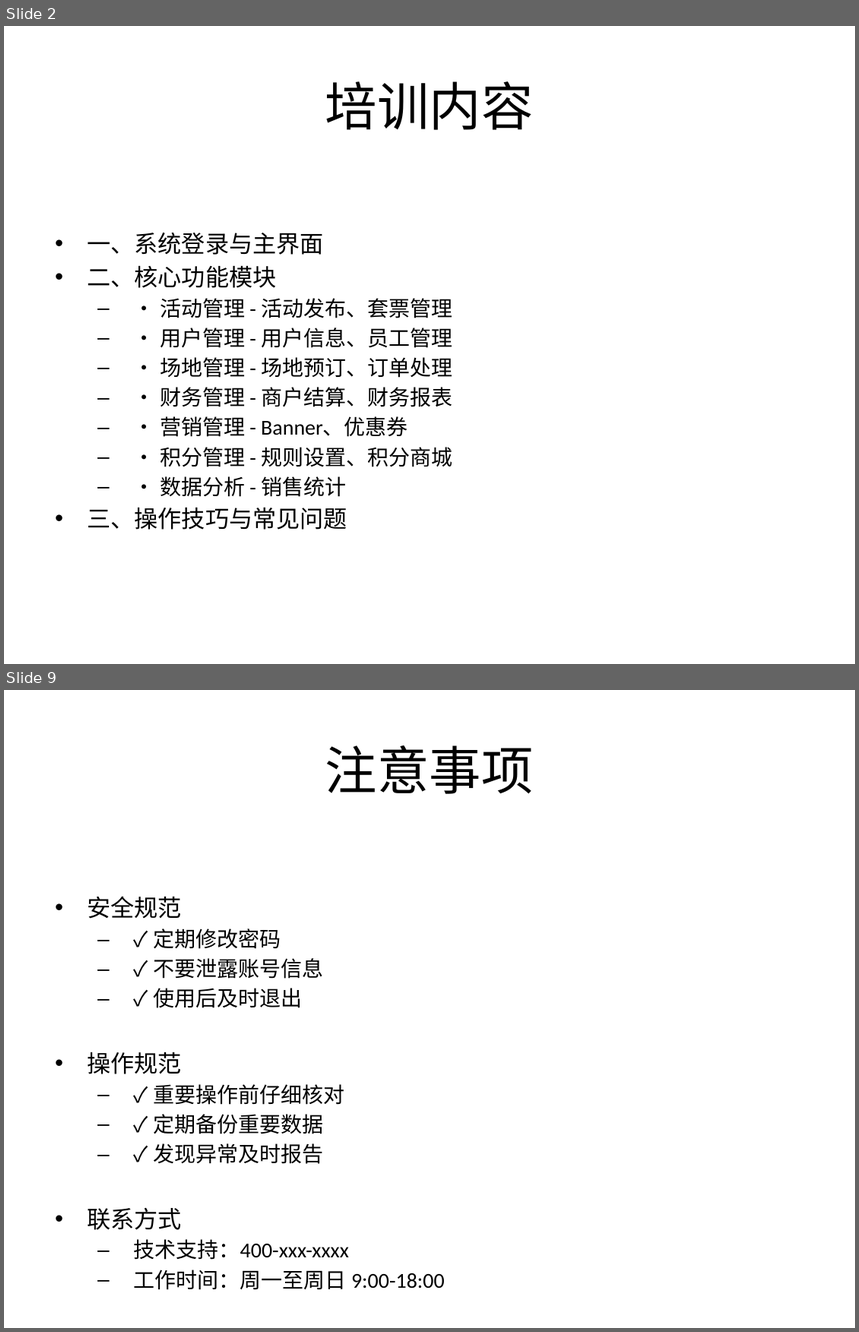
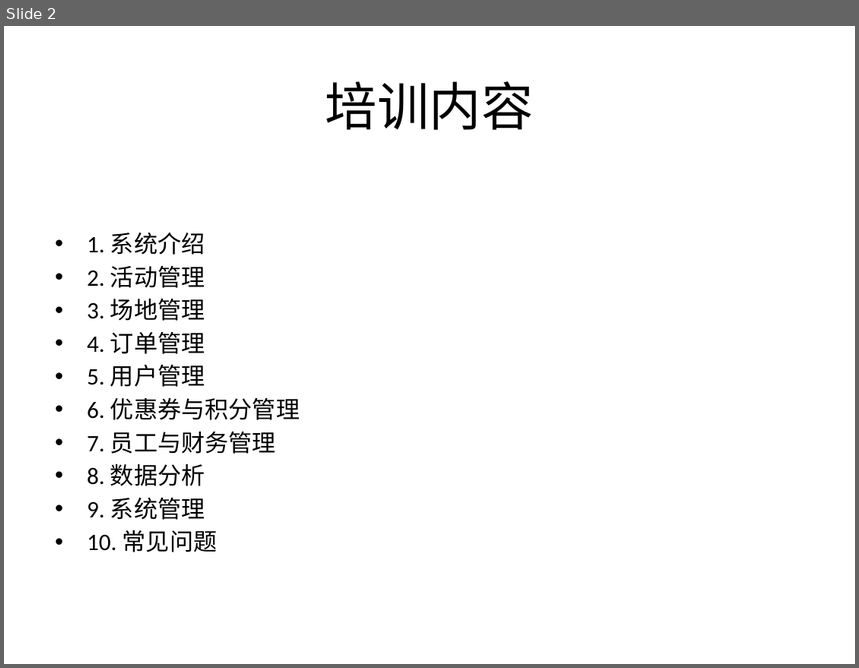
Before and after one commit to ctrlaomao/bjstarfish, a slide deck: 非雪季系统培训PPT.pptx. Shown one above the other, each under a label of ours: slides 2 and 9 before the commit, slide 2 after it; the slides between them are not shown. The pictures are 859x1332 and 859x668 pixels, drawn with LibreOffice and Linux fonts; fonts in the diff are those of the drawing. Boxes give left, top, right and bottom in pixels: in the first picture for what was removed or moved away, otherwise in the second. Text is boxed around its words. In the diff, an @@ line names an element or a change of style, - is before the commit and + after.

```diff
--- a/非雪季系统培训PPT.pptx
+++ b/非雪季系统培训PPT.pptx
@@ slide 9 removed at [4, 690, 855, 1328], background #FFFFFF @@
@@ title removed at [325, 745, 534, 794] @@
-注意事项
@@ text removed at [87, 896, 445, 1290] @@
-• 安全规范
-  – ✓ 定期修改密码
-  – ✓ 不要泄露账号信息
-  – ✓ 使用后及时退出
-• 操作规范
-  – ✓ 重要操作前仔细核对
-  – ✓ 定期备份重要数据
-  – ✓ 发现异常及时报告
-• 联系方式
-  – 技术支持：400-xxx-xxxx
-  – 工作时间：周一至周日 9:00-18:00
@@ slide 2 changed as well @@
@@ text at [87, 233, 300, 553]: text changed; size 18 to 20 pt @@
-• 一、系统登录与主界面
-• 二、核心功能模块
-  – • 活动管理 - 活动发布、套票管理
-  – • 用户管理 - 用户信息、员工管理
-  – • 场地管理 - 场地预订、订单处理
-  – • 财务管理 - 商户结算、财务报表
-  – • 营销管理 - Banner、优惠券
-  – • 积分管理 - 规则设置、积分商城
-  – • 数据分析 - 销售统计
-• 三、操作技巧与常见问题
+• 1. 系统介绍
+• 2. 活动管理
+• 3. 场地管理
+• 4. 订单管理
+• 5. 用户管理
+• 6. 优惠券与积分管理
+• 7. 员工与财务管理
+• 8. 数据分析
+• 9. 系统管理
+• 10. 常见问题
```
Also in this commit, not shown: 3 other slides changed, 9 slides added, 5 other slides removed, 34 other files.
